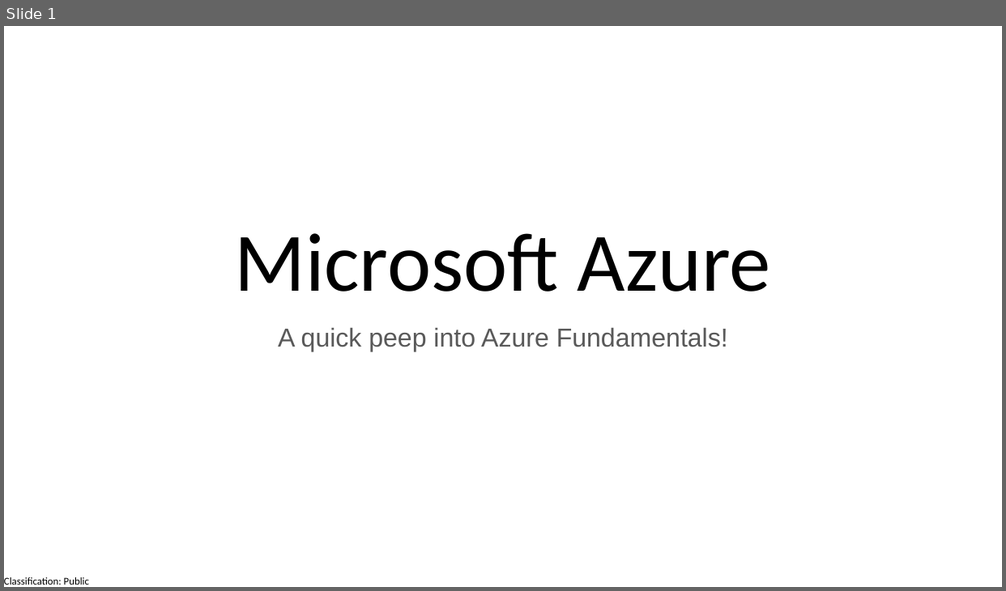
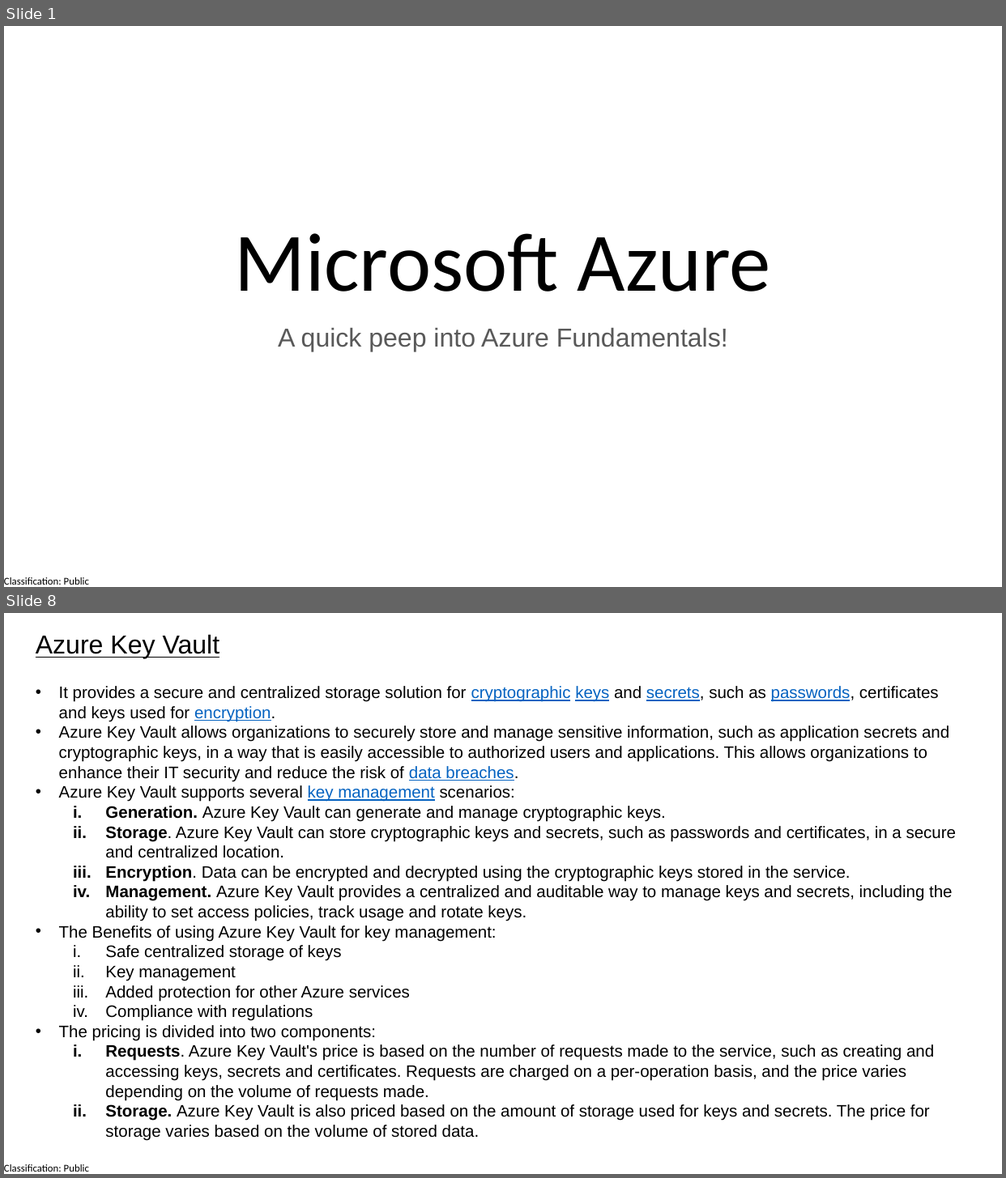
Before and after one commit to manaswiniray/Maersk.Azure.Practice, a slide deck: Microsoft Azure.pptx. Shown one above the other, each under a label of ours: slide 1 before the commit, slides 1 and 8 after it; the slides between them are not shown. The pictures are 1006x591 and 1006x1178 pixels, drawn with LibreOffice and Linux fonts; fonts in the diff are those of the drawing. Boxes give left, top, right and bottom in pixels: in the first picture for what was removed or moved away, otherwise in the second. Text is boxed around its words. In the diff, an @@ line names an element or a change of style, - is before the commit and + after.

Commit message:
Updated

```diff
--- a/Microsoft Azure.pptx
+++ b/Microsoft Azure.pptx
@@ slide 8 added at (4, 613, 1002, 1174), background #FFFFFF; not listed: 1 template element that a slide beside it also shows @@
@@ text added at (36, 634, 956, 1141), 16 pt, text #000000 @@
+Azure Key Vault
+• It provides a secure and centralized storage solution for cryptographic keys and secrets, such as passwords, certificates and keys used for encryption.
+• Azure Key Vault allows organizations to securely store and manage sensitive information, such as application secrets and cryptographic keys, in a way that is easily accessible to authorized users and applications. This allows organizations to enhance their IT security and reduce the risk of data breaches.
+• Azure Key Vault supports several key management scenarios:
+  i. Generation. Azure Key Vault can generate and manage cryptographic keys.
+  ii. Storage. Azure Key Vault can store cryptographic keys and secrets, such as passwords and certificates, in a secure and centralized location.
+  iii. Encryption. Data can be encrypted and decrypted using the cryptographic keys stored in the service.
+  iv. Management. Azure Key Vault provides a centralized and auditable way to manage keys and secrets, including the ability to set access policies, track usage and rotate keys.
+• The Benefits of using Azure Key Vault for key management:
+  i. Safe centralized storage of keys
+  ii. Key management
+  iii. Added protection for other Azure services
+  iv. Compliance with regulations
+• The pricing is divided into two components:
+  i. Requests. Azure Key Vault's price is based on the number of requests made to the service, such as creating and accessing keys, secrets and certificates. Requests are charged on a per-operation basis, and the price varies depending on the volume of requests made.
+  ii. Storage. Azure Key Vault is also priced based on the amount of storage used for keys and secrets. The price for storage varies based on the volume of stored data.
```
Also in this commit, not shown: 7 other slides added, 1 slide removed.
